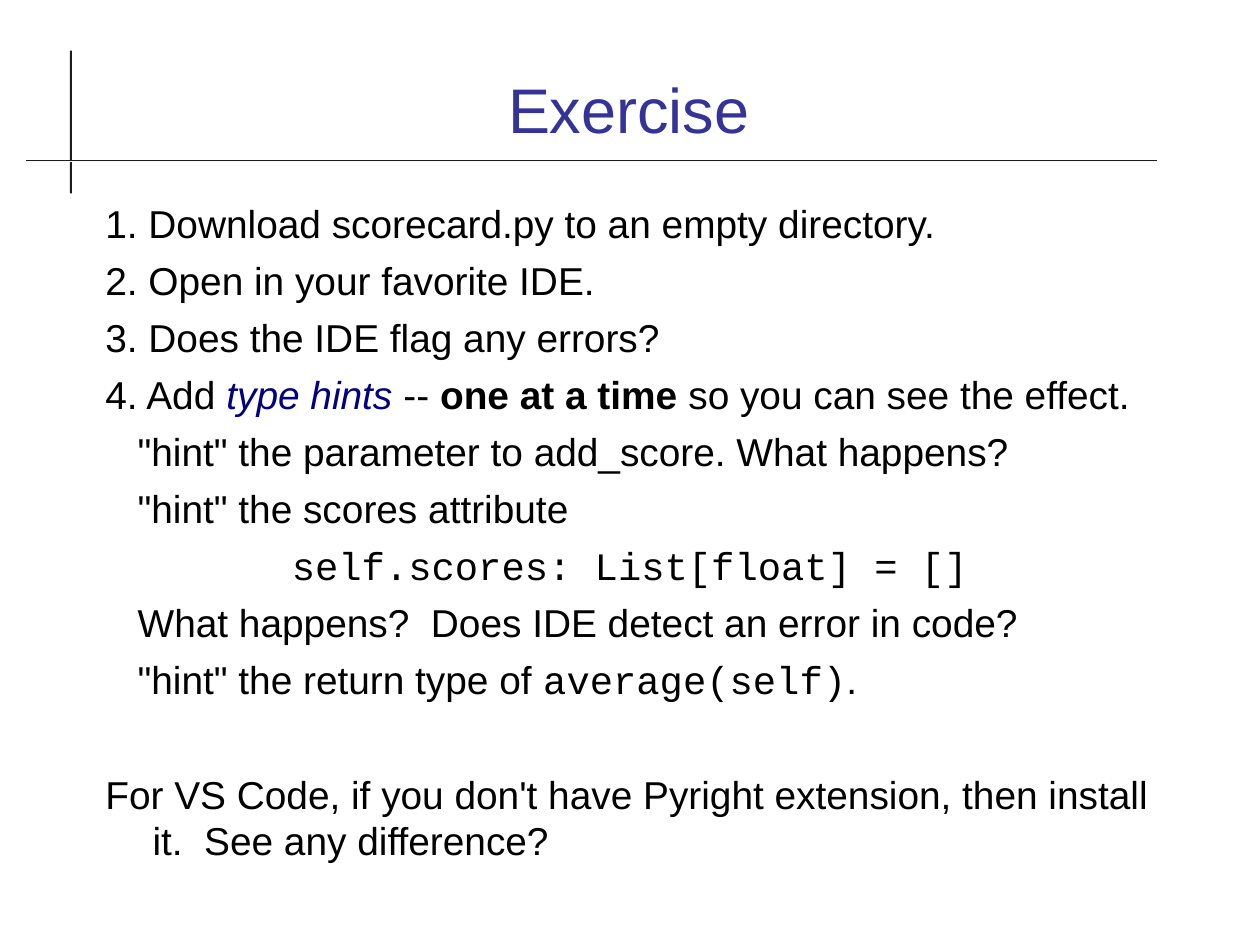
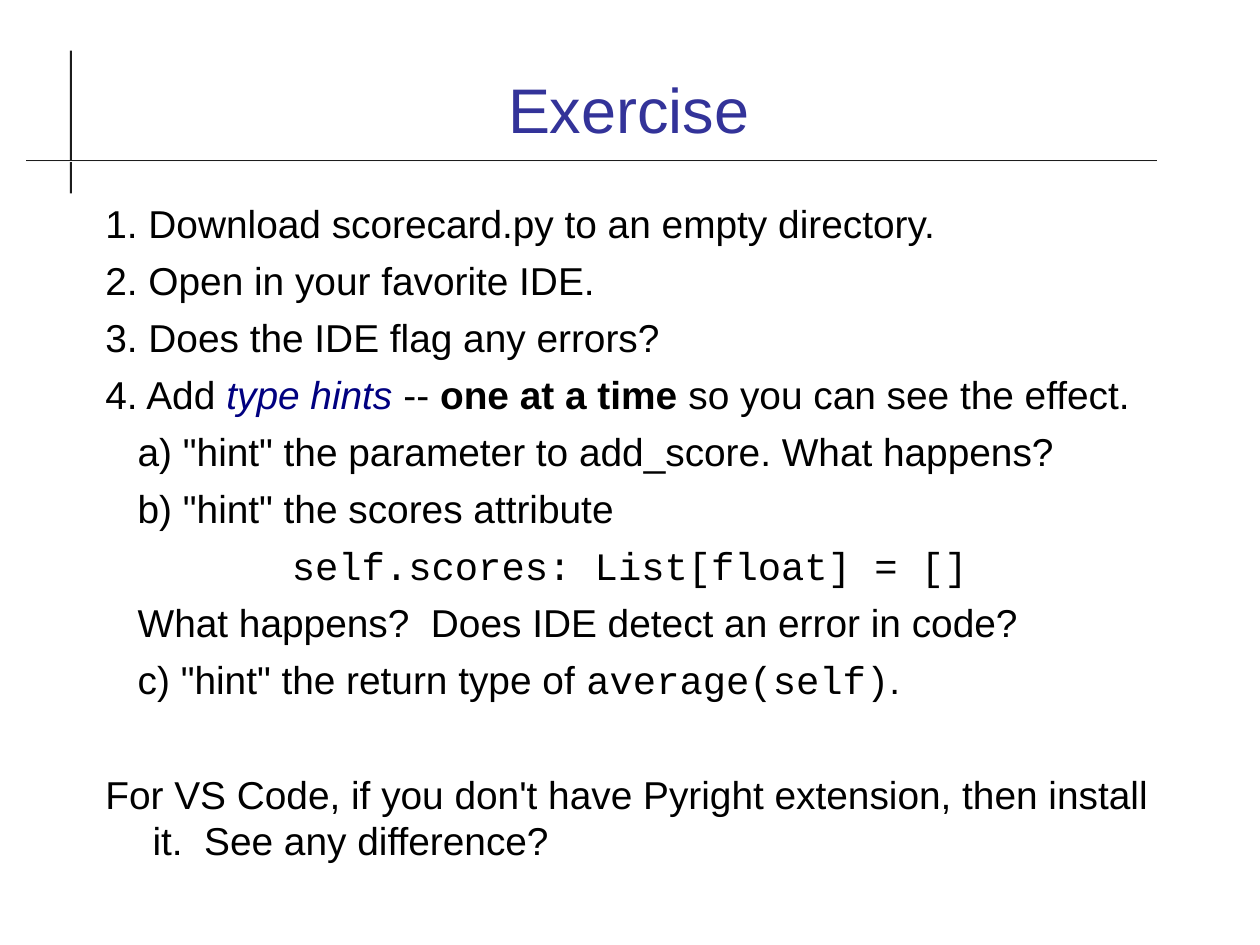
Before and after one commit to cpske/ISP, a slide deck: slide 14 of code-quality/Type-Checking.odp. Drawn at 1260x945 pixels with LibreOffice and Linux fonts; fonts in the diff are those of the drawing. Boxes give left, top, right and bottom in pixels: in the first picture for what was removed or moved away, otherwise in the second. Text is boxed around its words. In the diff, an @@ line names an element or a change of style, - is before the commit and + after.

Commit message:
improve some slides on type checking

```diff
--- a/code-quality/Type-Checking.odp
+++ b/code-quality/Type-Checking.odp
@@ text at bbox=[138, 438, 1053, 531]: text changed @@
-"hint" the parameter to add_score. What happens?
-"hint" the scores attribute
+a) "hint" the parameter to add_score. What happens?
+b) "hint" the scores attribute
@@ text at bbox=[138, 666, 900, 702]: text changed @@
-"hint" the return type of average(self).
+c) "hint" the return type of average(self).
```
Also in this commit, not shown: 9 other slides changed, 1 other file.
